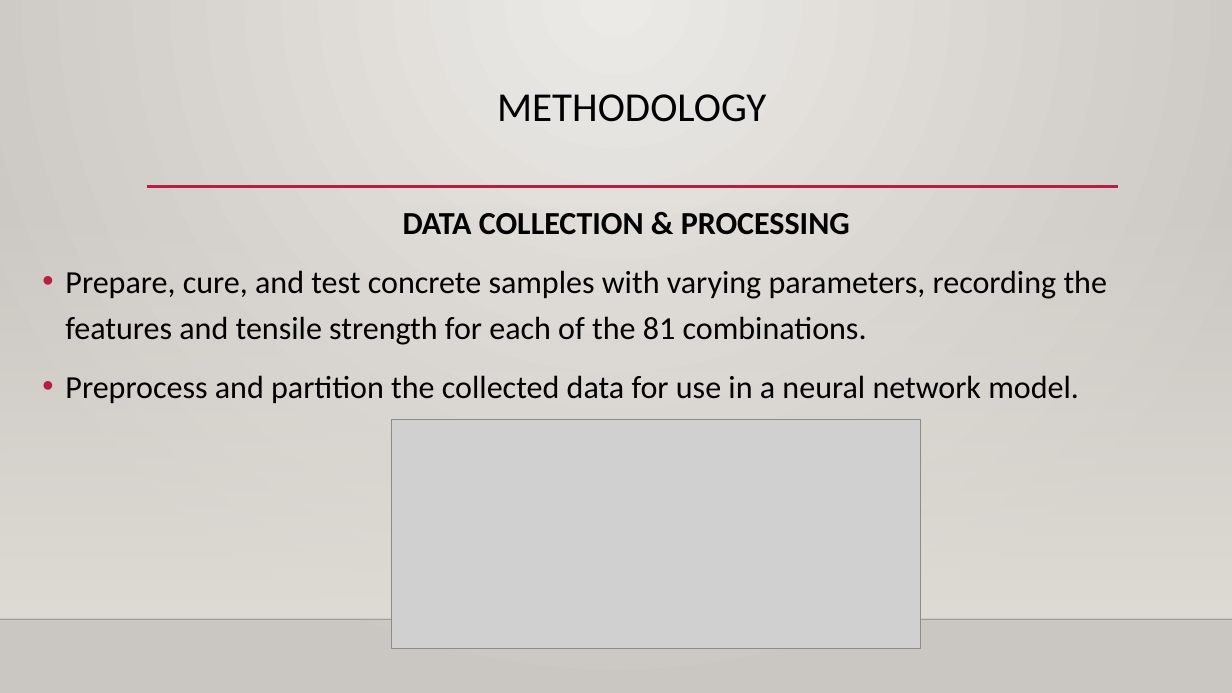
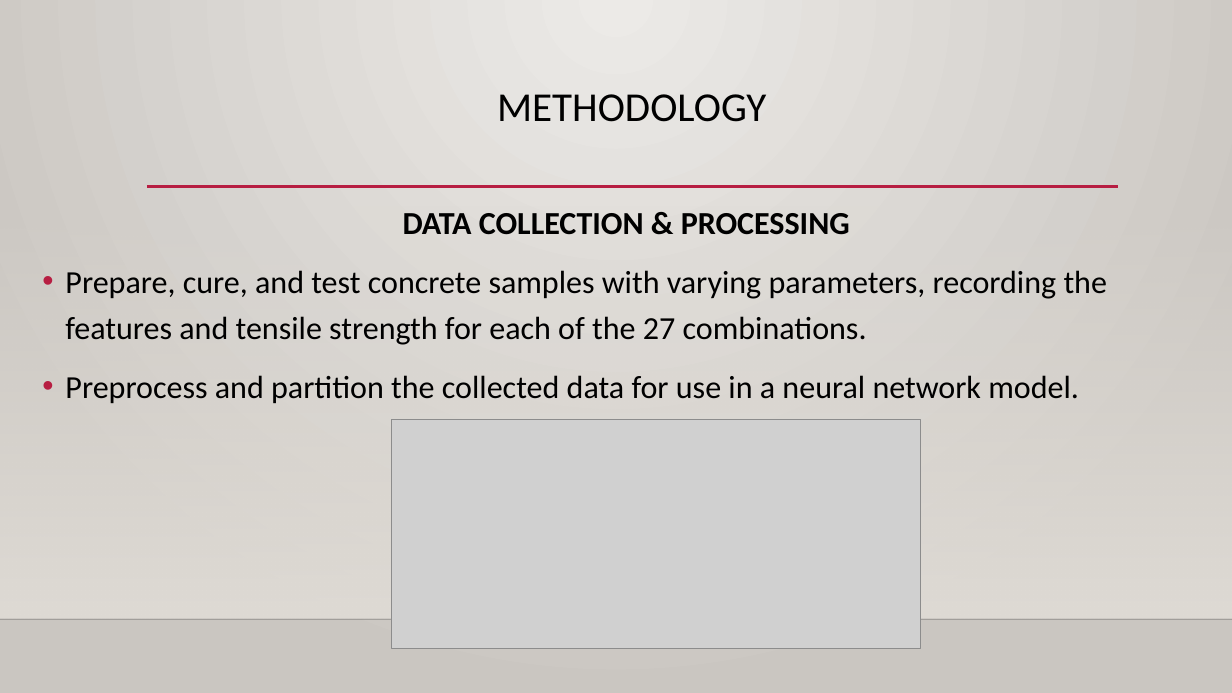
Before and after one commit to Josewathome/Tensile-Prediction-Model, a slide deck: slide 7 of THE WRITE UP/Final Project-PPT uPDATE.pptx. Drawn at 1232x693 pixels with LibreOffice and Linux fonts; fonts in the diff are those of the drawing; grey boxes stand for pictures; background and template pictures are left out. Boxes give left, top, right and bottom in pixels: in the first picture for what was removed or moved away, otherwise in the second. Text is boxed around its words. In the diff, an @@ line names an element or a change of style, - is before the commit and + after.

```diff
--- a/THE WRITE UP/Final Project-PPT uPDATE.pptx
+++ b/THE WRITE UP/Final Project-PPT uPDATE.pptx
@@ text at (65,270,1107,345): text changed @@
-• Prepare, cure, and test concrete samples with varying parameters, recording the features and tensile strength for each of the 81 combinations.
+• Prepare, cure, and test concrete samples with varying parameters, recording the features and tensile strength for each of the 27 combinations.
```
Also in this commit, not shown: 4 other slides changed, 2 slides added, 3 other files.
